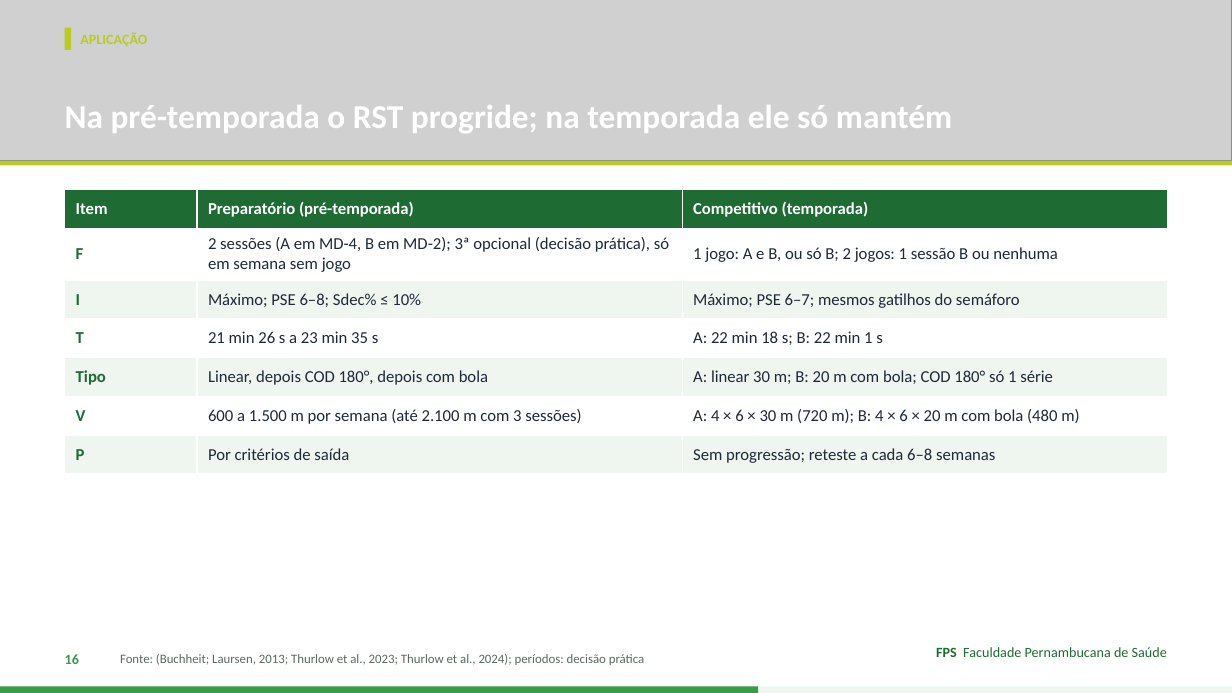
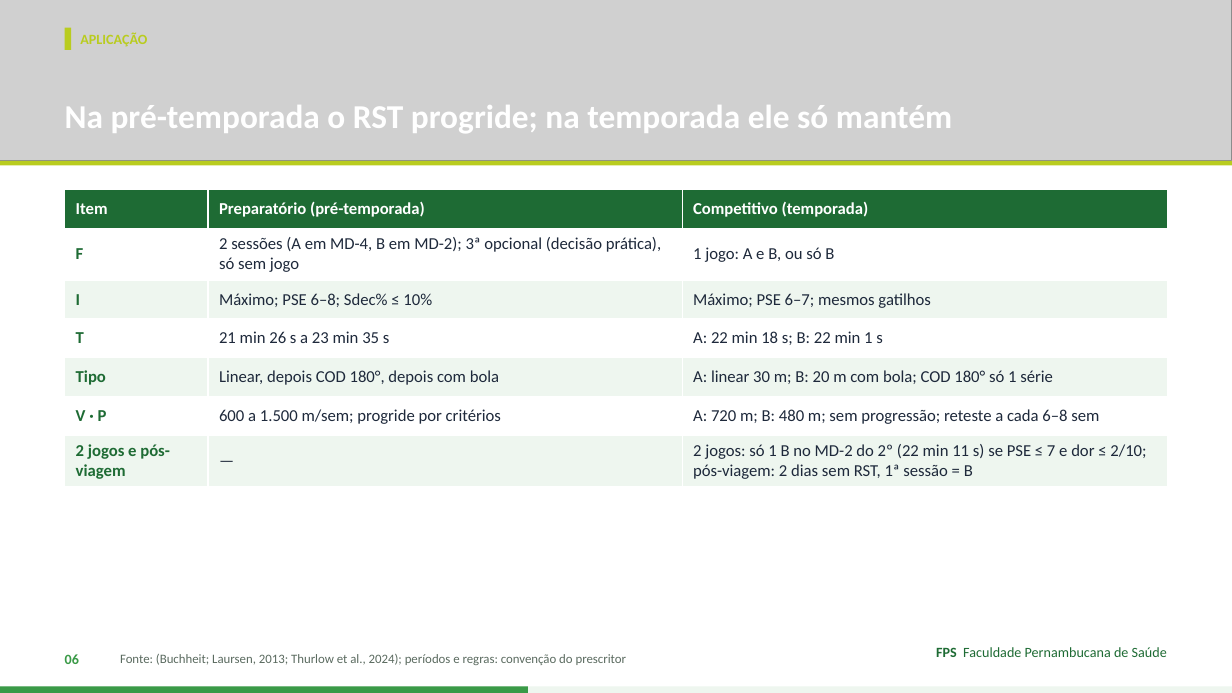
Before and after one commit to Institutomoraisandrade/CRM, a slide deck: slide 6 of trabalho-fps/trabalhos/2026-11-11-handebol-rsa/apresentacao.pptx (slide 16 before the commit). Drawn at 1232x693 pixels with LibreOffice and Linux fonts; fonts in the diff are those of the drawing; grey boxes stand for pictures. Boxes give left, top, right and bottom in pixels: in the first picture for what was removed or moved away, otherwise in the second. Text is boxed around its words. In the diff, an @@ line names an element or a change of style, - is before the commit and + after.

```diff
--- a/trabalho-fps/trabalhos/2026-11-11-handebol-rsa/apresentacao.pptx
+++ b/trabalho-fps/trabalhos/2026-11-11-handebol-rsa/apresentacao.pptx
@@ table at [65, 189, 1167, 483] @@
-row 2, column 2: 2 sessões (A em MD-4, B em MD-2); 3ª opcional (decisão prática), só em semana sem jogo
+row 2, column 2: 2 sessões (A em MD-4, B em MD-2); 3ª opcional (decisão prática), só sem jogo
-row 2, column 3: 1 jogo: A e B, ou só B; 2 jogos: 1 sessão B ou nenhuma
+row 2, column 3: 1 jogo: A e B, ou só B
-row 3, column 3: Máximo; PSE 6–7; mesmos gatilhos do semáforo
+row 3, column 3: Máximo; PSE 6–7; mesmos gatilhos
-row 6: V | 600 a 1.500 m por semana (até 2.100 m com 3 sessões) | A: 4 × 6 × 30 m (720 m); B: 4 × 6 × 20 m com bola (480 m)
+row 6: V · P | 600 a 1.500 m/sem; progride por critérios | A: 720 m; B: 480 m; sem progressão; reteste a cada 6–8 sem
-row 7: P | Por critérios de saída | Sem progressão; reteste a cada 6–8 semanas
+row 7: 2 jogos e pós-viagem | — | 2 jogos: só 1 B no MD-2 do 2º (22 min 11 s) se PSE ≤ 7 e dor ≤ 2/10; pós-viagem: 2 dias sem RST, 1ª sessão = B
@@ text at [65, 654, 79, 664]: text changed @@
-16
+06
@@ text at [120, 654, 627, 665]: text changed @@
-Fonte: (Buchheit; Laursen, 2013; Thurlow et al., 2023; Thurlow et al., 2024); períodos: decisão prática
+Fonte: (Buchheit; Laursen, 2013; Thurlow et al., 2024); períodos e regras: convenção do prescritor
@@ rectangle: place and size @@
-rectangle at [0, 687, 758, 693]
+rectangle at [0, 687, 528, 693]
```
Also in this commit, not shown: 12 other slides changed, 1 slide added, 15 slides removed, 4 other files.
